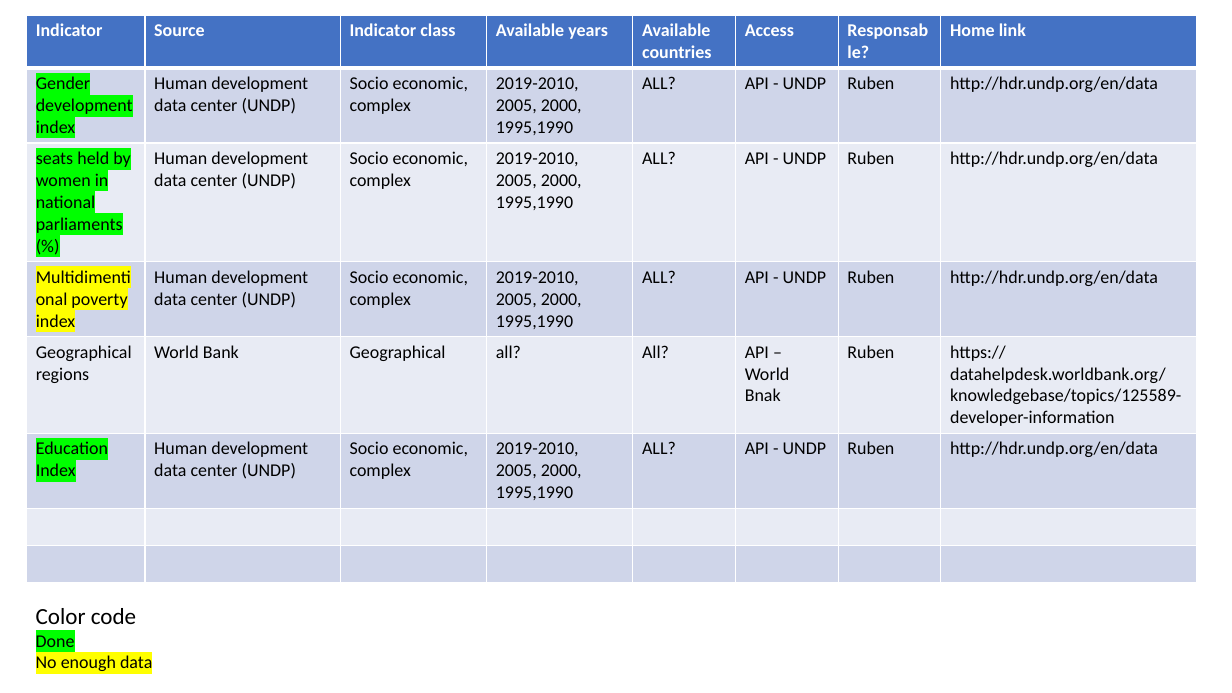
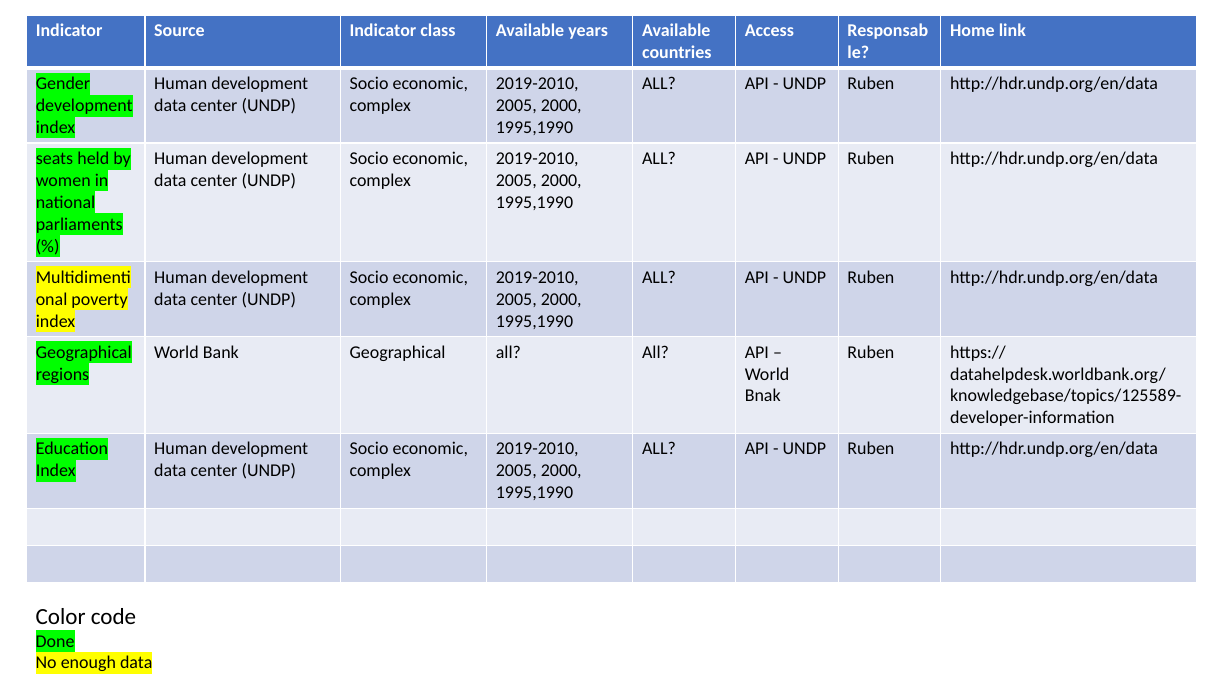
Before and after one commit to rjlopez2/ADS-_CAS_Bern_2020, a slide deck: slide 4 of Projects/M3/Project.pptx. Drawn at 1232x693 pixels with LibreOffice and Linux fonts; fonts in the diff are those of the drawing. Boxes give left, top, right and bottom in pixels: in the first picture for what was removed or moved away, otherwise in the second. Text is boxed around its words. In the diff, an @@ line names an element or a change of style, - is before the commit and + after.

```diff
--- a/Projects/M3/Project.pptx
+++ b/Projects/M3/Project.pptx
@@ table at bbox=[27, 15, 1196, 555] @@
@@ highlight none to #00FF00 in "Geographical regions" @@
```
Also in this commit, not shown: 2 other slides changed.
